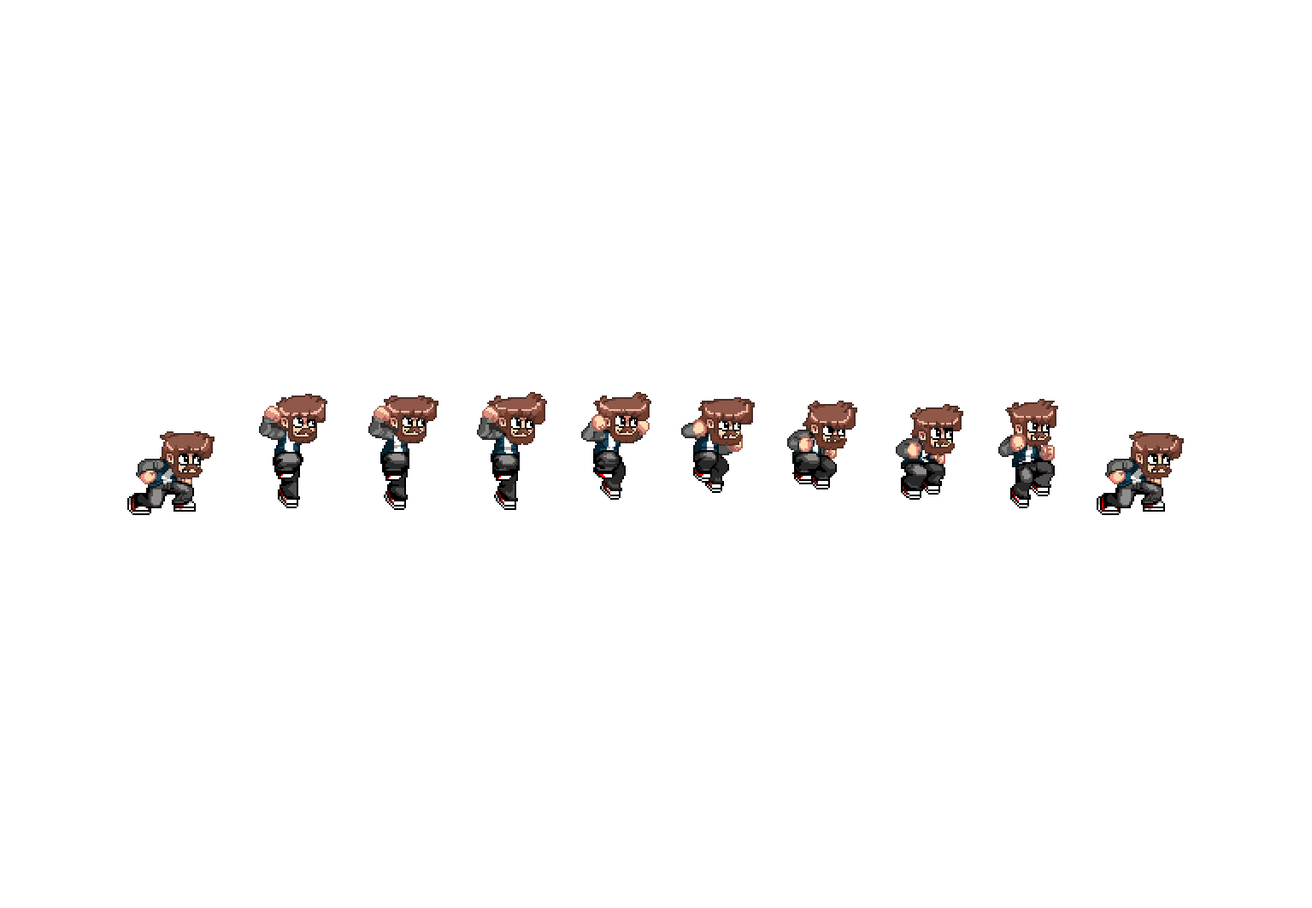
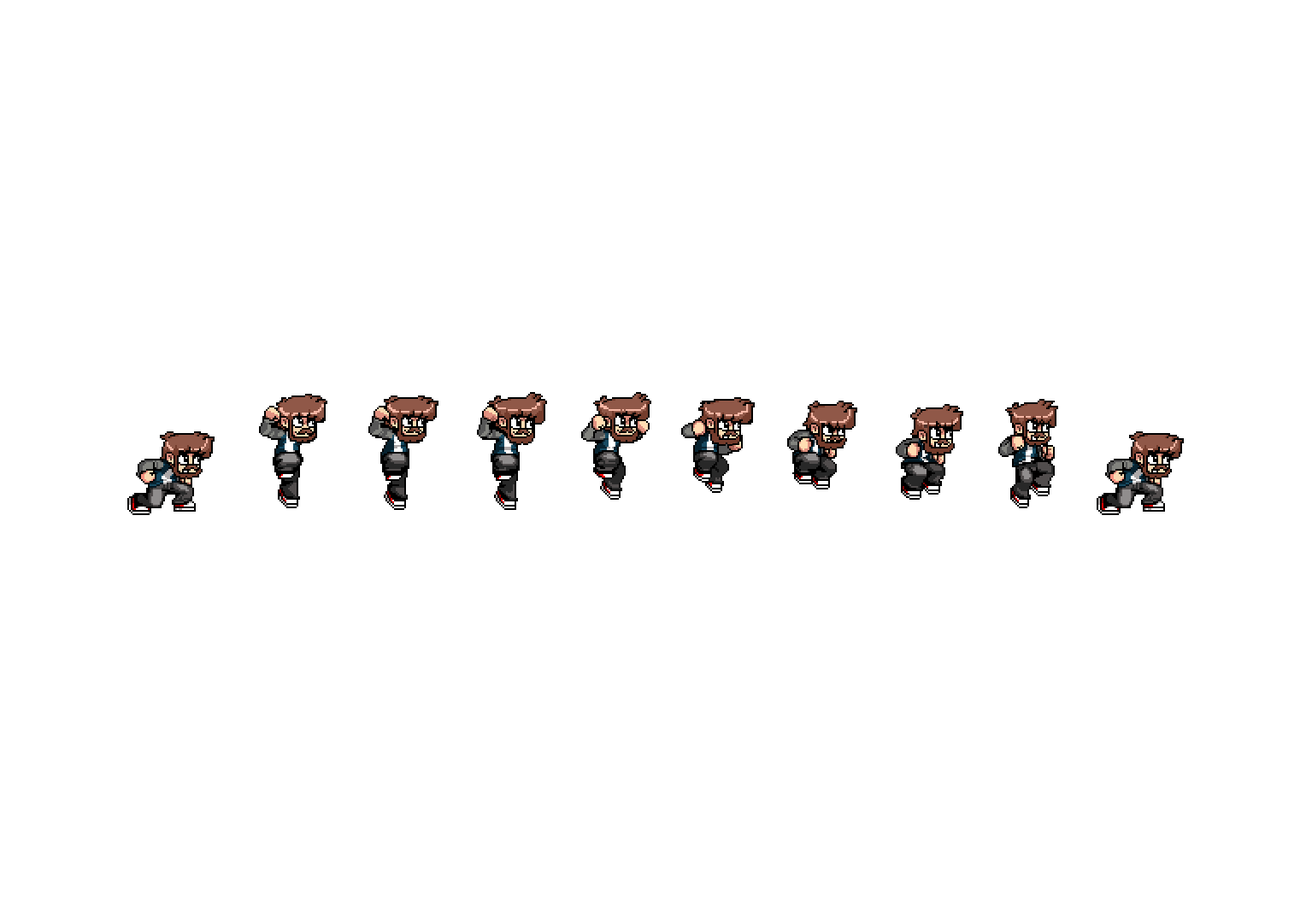
Two versions of the same layered image (1312 x 908). Layer-by-layer changes:
added layer "Camada 5" above "Jorge Pulando" over (135, 392, 1184, 488)
